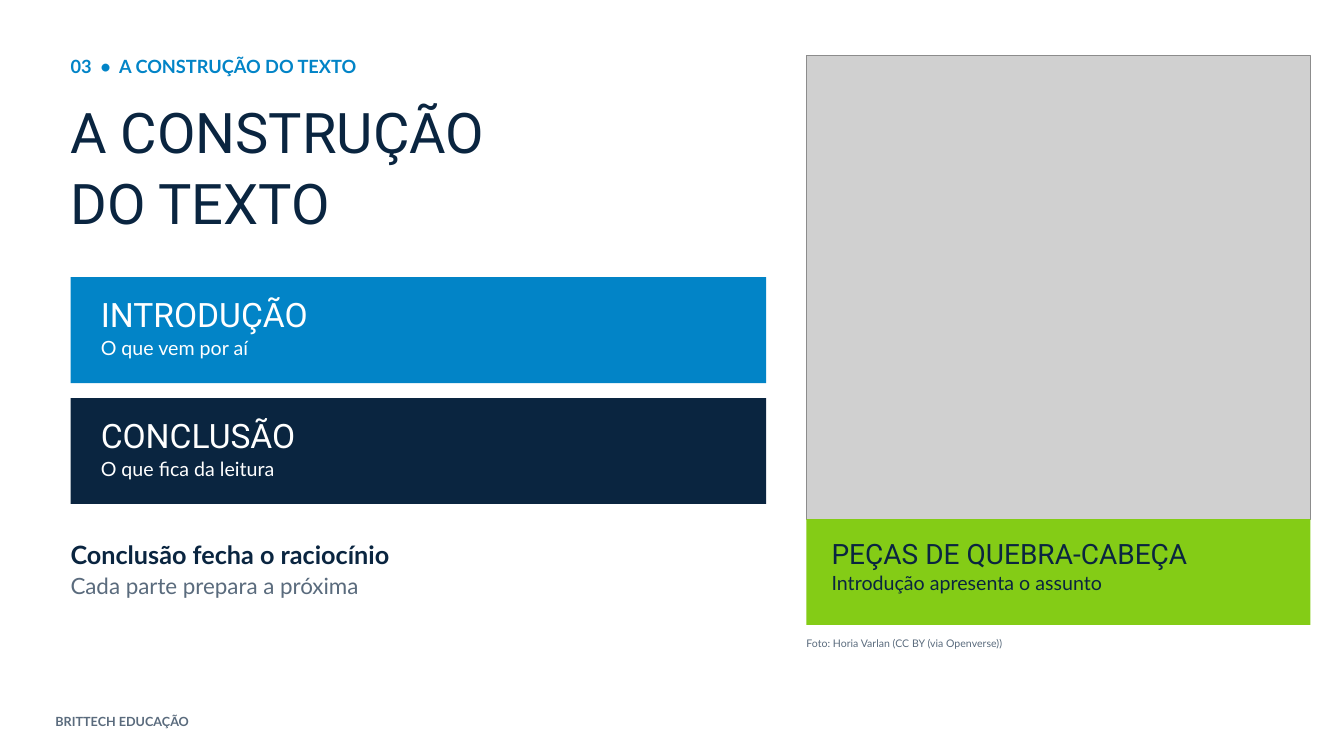
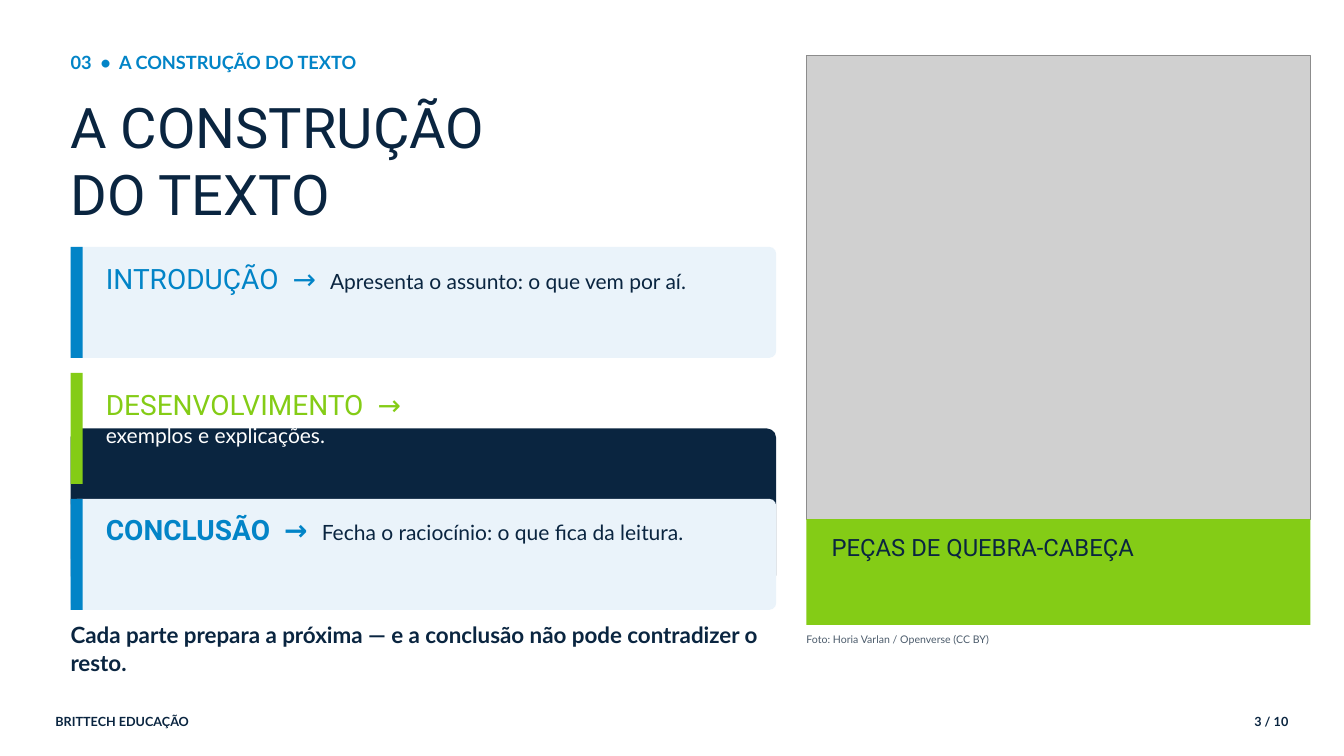
Before and after one commit to thiagollipe-web/brittech-educacao-aulas, a slide deck: slide 3 of ensino-medio/lingua-portuguesa-1serie-partes-do-texto.pptx. Drawn at 1344x756 pixels with LibreOffice and Linux fonts; fonts in the diff are those of the drawing; grey boxes stand for pictures. Boxes give left, top, right and bottom in pixels: in the first picture for what was removed or moved away, otherwise in the second. Text is boxed around its words. In the diff, an @@ line names an element or a change of style, - is before the commit and + after.

Commit message:
Biblioteca: PPTs v2 corrigidos — Ensino Médio parte 2 (16 aulas)

```diff
--- a/ensino-medio/lingua-portuguesa-1serie-partes-do-texto.pptx
+++ b/ensino-medio/lingua-portuguesa-1serie-partes-do-texto.pptx
@@ text "03 • A CONSTRUÇÃO DO ..." at bbox=[71, 54, 357, 73]: line spacing 1 to 1.05; less space between paragraphs @@
@@ text "A CONSTRUÇÃO" at bbox=[71, 98, 484, 216]: line spacing 1.02 to 1; less space between paragraphs @@
@@ rounded rectangle added at bbox=[71, 247, 776, 358], fill #EAF3FA @@
@@ rectangle added at bbox=[71, 247, 83, 358], fill #0284C7 @@
@@ text at bbox=[106, 264, 686, 295]: text changed; size 14 to 15 pt; text colour #FFFFFF to #0A2540 @@
-INTRODUÇÃO
-O que vem por aí
+INTRODUÇÃO → Apresenta o assunto: o que vem por aí.
@@ rectangle removed at bbox=[71, 277, 766, 383] @@
@@ rectangle added at bbox=[71, 373, 83, 484], fill #84CC16 @@
@@ rectangle removed at bbox=[71, 398, 766, 504] @@
@@ text added at bbox=[106, 394, 364, 447], 15 pt, text #FFFFFF @@
+DESENVOLVIMENTO → Desenvolve o assunto: argumentos, exemplos e explicações.
@@ rounded rectangle added at bbox=[71, 429, 776, 585], fill #0A2540 @@
@@ rounded rectangle added at bbox=[71, 499, 776, 610], fill #EAF3FA @@
@@ rectangle added at bbox=[71, 499, 83, 610], fill #0284C7 @@
@@ text at bbox=[106, 515, 683, 544]: text changed; size 14 to 15 pt; text colour #FFFFFF to #0A2540 @@
-CONCLUSÃO
-O que fica da leitura
+CONCLUSÃO → Fecha o raciocínio: o que fica da leitura.
@@ text "PEÇAS DE QUEBRA-CABEÇA" at bbox=[832, 539, 1134, 561]: size 20 to 17 pt; less space between paragraphs @@
@@ text at bbox=[832, 575, 1102, 594]: paragraph removed @@
-Introdução apresenta o assunto
@@ text at bbox=[71, 626, 758, 671]: text changed; size 18 to 16 pt @@
-Conclusão fecha o raciocínio
-Cada parte prepara a próxima
+Cada parte prepara a próxima — e a conclusão não pode contradizer o resto.
@@ text at bbox=[806, 635, 989, 645]: text changed; text colour #5A6B7D to #4B5B6B @@
-Foto: Horia Varlan (CC BY (via Openverse))
+Foto: Horia Varlan / Openverse (CC BY)
@@ text "BRITTECH EDUCAÇÃO" at bbox=[55, 716, 189, 729]: text colour #5A6B7D to #0A2540; line spacing 1 to 1.05; less space between paragraphs @@
@@ text added at bbox=[1254, 716, 1289, 726], 9 pt, text #0A2540, bold @@
+3 / 10
```
Also in this commit, not shown: 2 other slides changed, 7 slides added, 5 slides removed, 4 other files.
